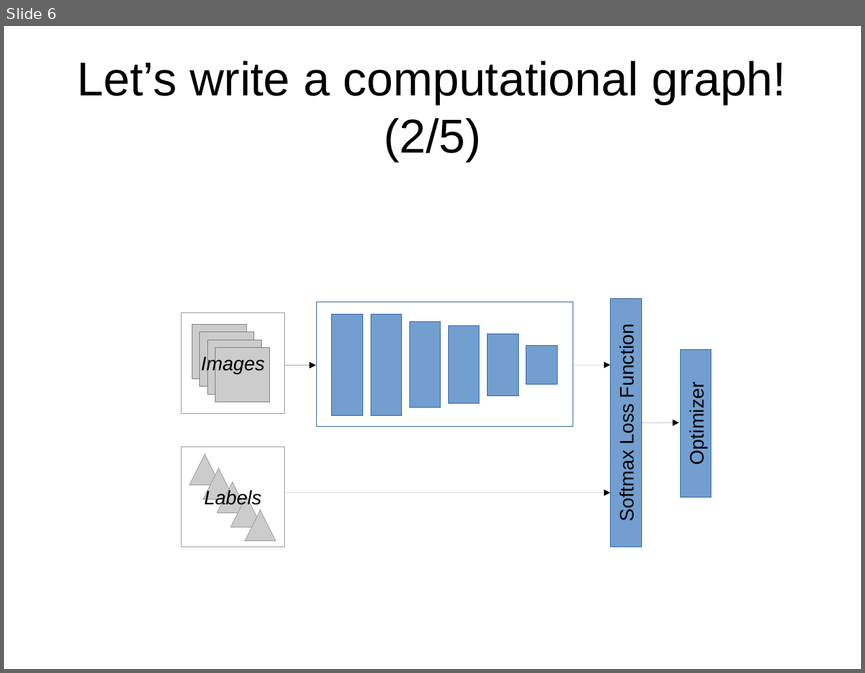
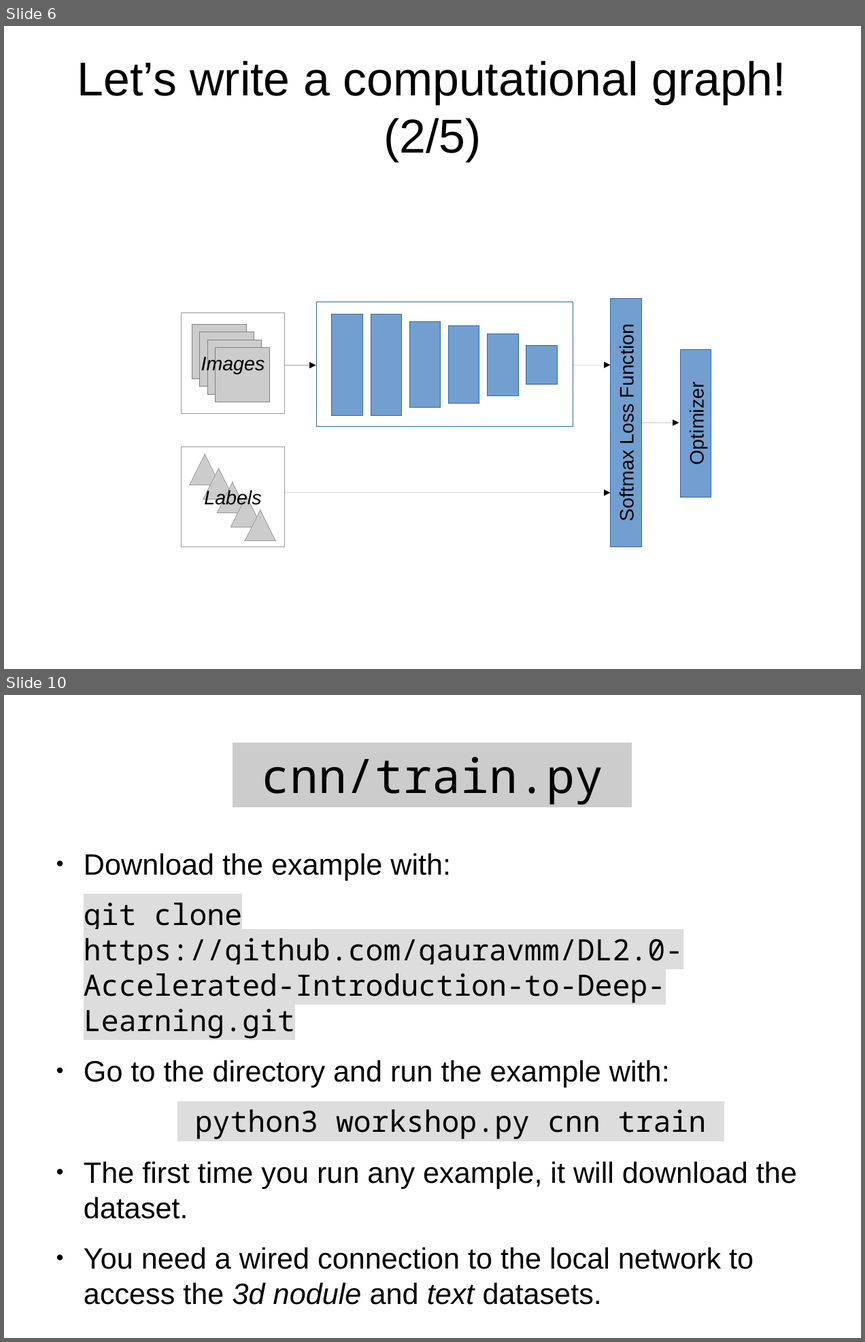
Before and after one commit to gauravmm/DL2.0-Accelerated-Introduction-to-Deep-Learning, a slide deck: intro_to_tensorflow/tf.odp. Shown one above the other, each under a label of ours: slide 6 before the commit, slides 6 and 10 after it; the slides between them are not shown. The pictures are 865x673 and 865x1342 pixels, drawn with LibreOffice and Linux fonts; fonts in the diff are those of the drawing. Boxes give left, top, right and bottom in pixels: in the first picture for what was removed or moved away, otherwise in the second. Text is boxed around its words. In the diff, an @@ line names an element or a change of style, - is before the commit and + after.

```diff
--- a/intro_to_tensorflow/tf.odp
+++ b/intro_to_tensorflow/tf.odp
@@ slide 10 added at bbox=[4, 695, 861, 1338], background #FFFFFF @@
@@ title added at bbox=[261, 757, 603, 804], 44 pt, text #000000 @@
+cnn/train.py
@@ text added at bbox=[84, 853, 797, 1304], 27.2 pt, text #000000 @@
+● Download the example with:
+git clone https://github.com/gauravmm/DL2.0-Accelerated-Introduction-to-Deep-Learning.git
+● Go to the directory and run the example with:
+python3 workshop.py cnn train
+● The first time you run any example, it will download the dataset.
+● You need a wired connection to the local network to access the 3d nodule and text datasets.
```
Also in this commit, not shown: 2 slides changed, 2 other slides added, 1 other file.
